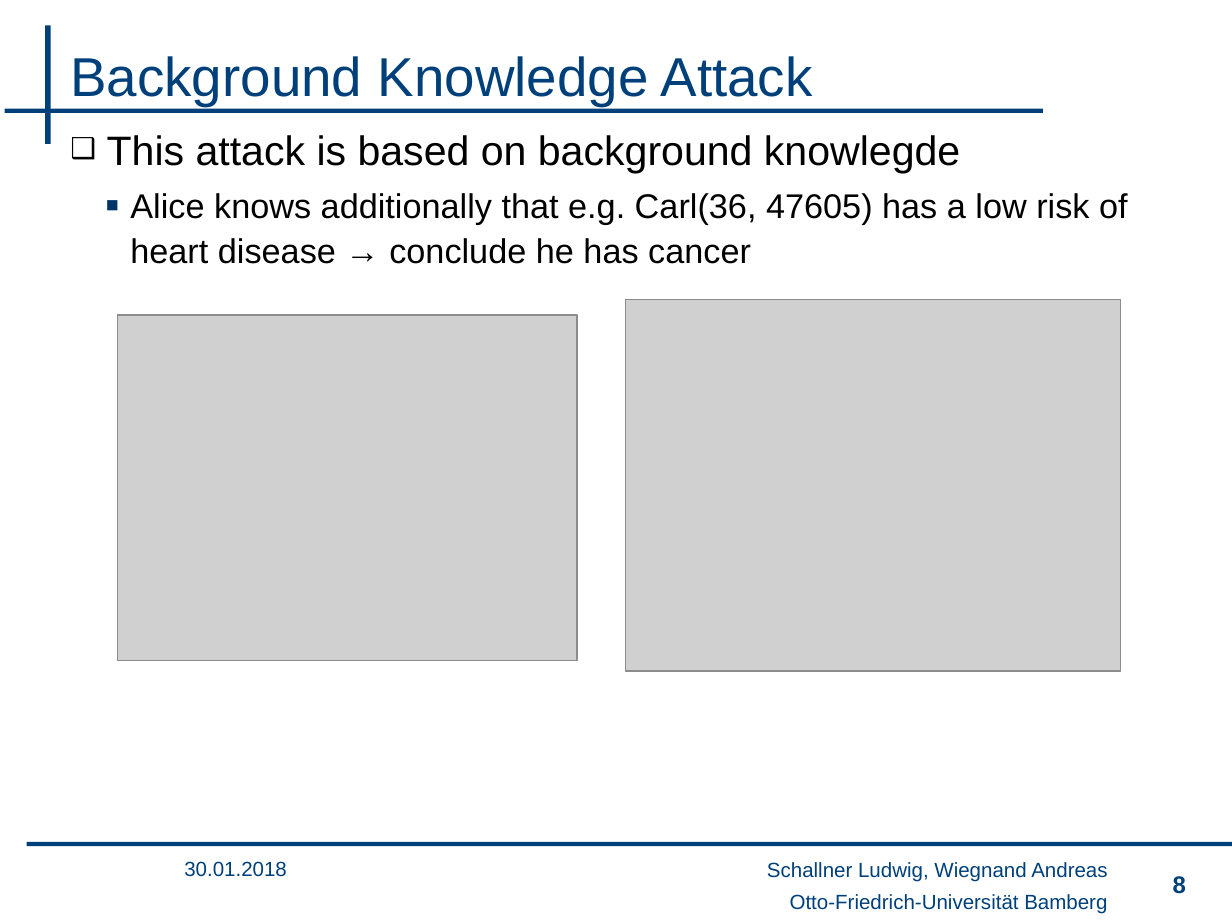
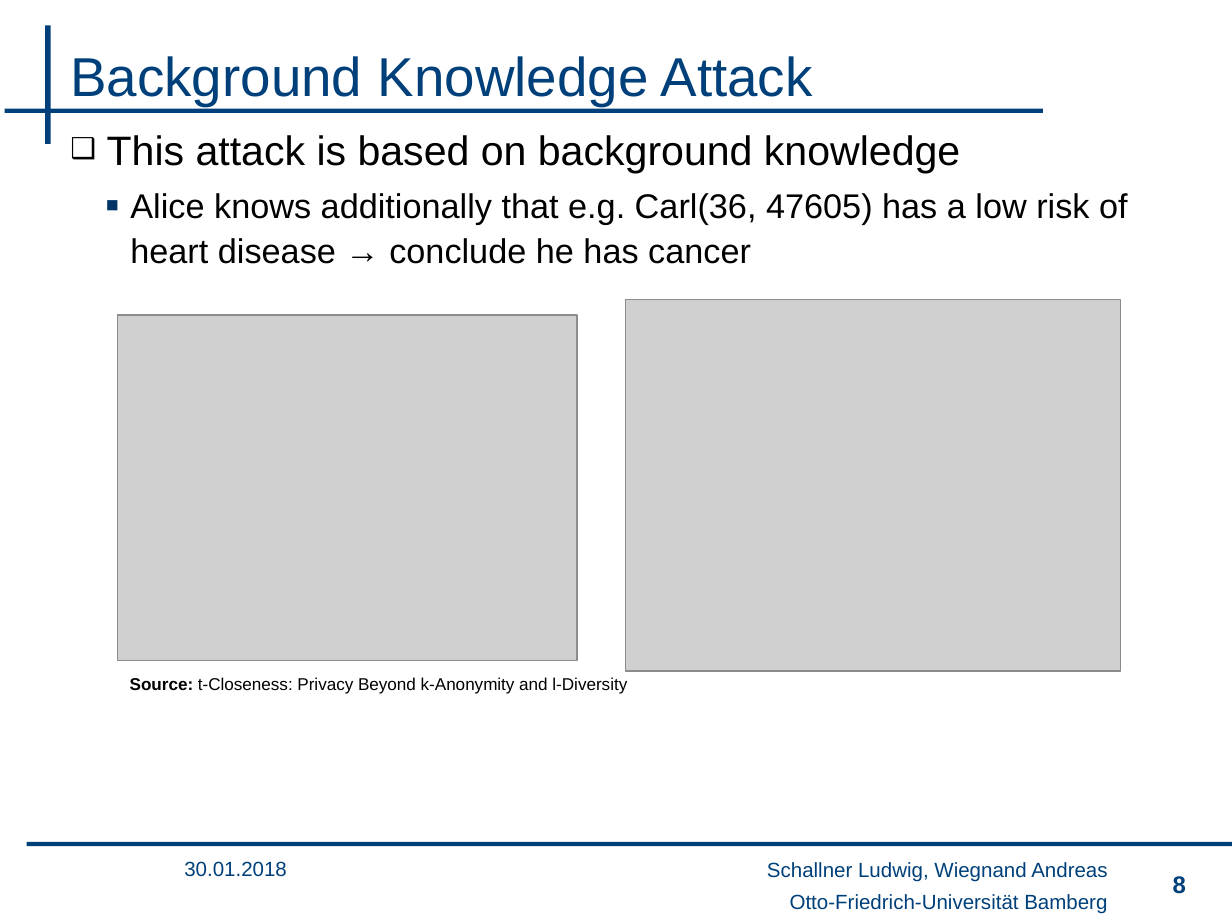
Before and after one commit to wsgan001/PSI-MSem, a slide deck: slide 8 of presentation/sicherheits_final_anV3.pptx. Drawn at 1232x924 pixels with LibreOffice and Linux fonts; fonts in the diff are those of the drawing; grey boxes stand for pictures; background and template pictures are left out. Boxes give left, top, right and bottom in pixels: in the first picture for what was removed or moved away, otherwise in the second. Text is boxed around its words. In the diff, an @@ line names an element or a change of style, - is before the commit and + after.

```diff
--- a/presentation/sicherheits_final_anV3.pptx
+++ b/presentation/sicherheits_final_anV3.pptx
@@ text at <box>107,135,960,173</box>: text changed @@
-❑ This attack is based on background knowlegde
+❑ This attack is based on background knowledge
@@ text added at <box>130,677,627,694</box>, 10 pt, text #000000 @@
+Source: t-Closeness: Privacy Beyond k-Anonymity and l-Diversity
```
Also in this commit, not shown: 8 other slides changed.
